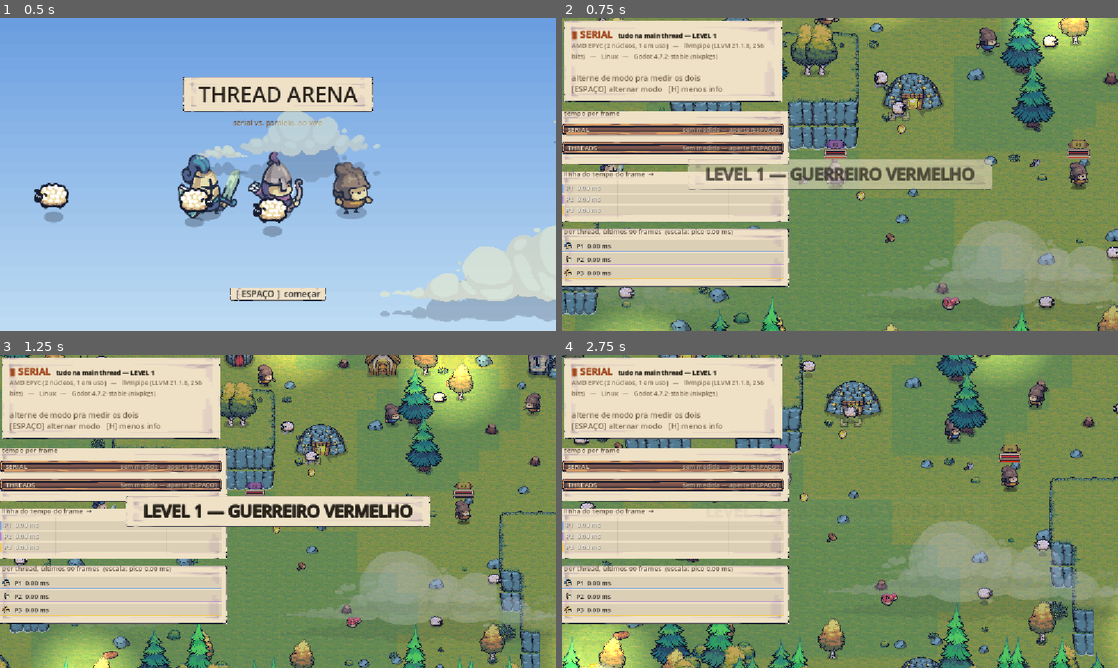
Above: before the commit, frames 1-4 (two rows, left to right).
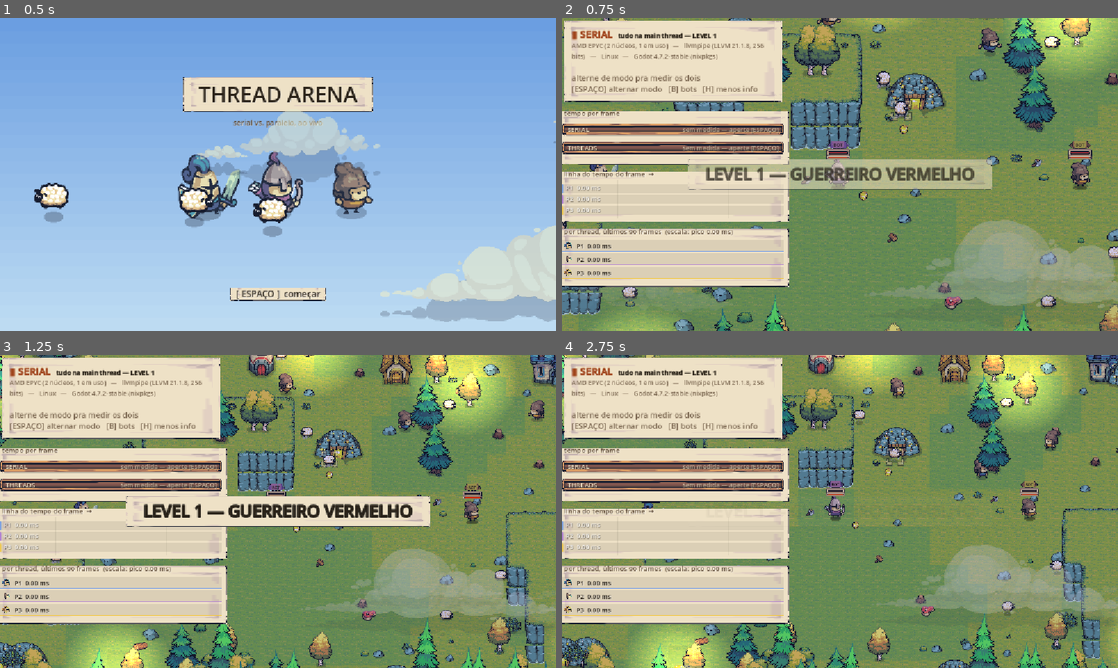
Above: after the commit, the same moments.

Repository: TobsBP/thread-arena
Game: Godot game, scene res://scenes/title_screen.tscn
Two runs of this game, one before a commit and one after it. Both use one fixed random seed, a clock stepped at 60 frames per second and the inputs below.
Inputs:
- Up to frame 1 (0.5 s): no input
- Up to frame 2 (0.75 s): tap Enter (ui_accept) at 0.5 s; hold D from 0.53 s (still down); hold Enter (ui_accept) from 0.53 s (still down); tap B at 0.6 s
- Up to frame 3 (1.25 s): keep holding D; keep holding Enter (ui_accept)
- Up to frame 4 (2.75 s): release D at 1.28 s; release Enter (ui_accept) at 1.28 s; hold S 1.28-2.03 s; tap Enter (ui_accept) at 1.35, 1.52, 1.82 s; tap B at 1.55, 2.1 s; hold D from 2.03 s (still down); hold Enter (ui_accept) from 2.03 s (still down)

Frame 1 is identical in both runs. In frame 2, 11% of the frame differs, in the area x 0-100%, y 0-100%; in frame 3, 27%; in frame 4, 35%.

Commit message:
feat: modo bot ligável ([B]) com navegação A* pelos platôs
[B] liga/desliga os 3 players como bots. O bot é um controle virtual:
bot_think() decide direção, ataque e 2º botão e passa pelo mesmo
_apply_controls() que o poll_input() agora usa, então estamina, especial,
guarda, flecha e chuva valem igual pra humano e bot.

Por classe: corpo a corpo encosta no goblin mais perto e ergue a guarda
quando ele está no meio de um golpe; a Arqueira mantém distância; o
Curandeiro segue o aliado mais ferido. Com vida baixa recua pro Curandeiro
(sem ele, segue lutando — não tem o que recuperar).

Pra chegar perto, o ArenaMap monta uma AStarGrid2D dos blockers e o bot
segue nav_dir() — sem isso bot e goblin travavam em lados opostos do
barranco até a fase acabar por tempo.

Diff:
--- a/scripts/hud.gd
+++ b/scripts/hud.gd
@@ -119,7 +119,7 @@
 		"[color=%s][font_size=13]%s[/font_size][/color]" % [DIM, _system_line()],
 		"",
 		_verdict(),
-		"[color=%s][ESPAÇO] alternar modo   [H] menos info[/color]" % DIM,
+		"[color=%s][ESPAÇO] alternar modo   [B] bots   [H] menos info[/color]" % DIM,
 	])
 	queue_redraw()
 
--- a/scripts/main.gd
+++ b/scripts/main.gd
@@ -480,7 +480,10 @@
 			if u.is_thrower and u.attack_time == 0.0 and not u.is_dead():
 				_throw_dynamite(u)
 		else:
-			u.poll_input(delta)
+			if u.is_bot:
+				u.bot_think(units, players, map, SHOT_RANGE, delta)
+			else:
+				u.poll_input(delta)
 			if u.is_archer and u.is_aiming:
 				_update_aim_lock(u)
 			# poll_input() acabou de decidir "começou a atacar agora" (attack_time
@@ -1085,6 +1088,12 @@
 	elif event is InputEventKey and event.pressed and not event.echo \
 			and event.physical_keycode == KEY_G:
 		_summon_random_enemy()
+	elif event is InputEventKey and event.pressed and not event.echo \
+			and event.physical_keycode == KEY_B:
+		# Os três juntos: liga/desliga o bot no lugar do teclado/controle.
+		var on := not players[0].is_bot
+		for p in players:
+			p.is_bot = on
 	elif event.is_action_pressed("ui_cancel"):
 		## ESC: volta para a seleção de personagem.
 		get_tree().change_scene_to_file("res://scenes/character_select.tscn")
--- a/scripts/player.gd
+++ b/scripts/player.gd
@@ -24,6 +24,13 @@
 const ATTACK_STAMINA_COST := 20.0  ## golpe normal / flecha / pulso de cura
 const SPECIAL_STAMINA_COST := 40.0  ## golpe especial custa o dobro, como o dano
 
+## Bot ([B] em main.gd): aperta os mesmos "botões" que o humano, via
+## _apply_controls() — estamina, especial e guarda valem igual pros dois.
+const BOT_FLEE_HP := 0.35  ## abaixo dessa fração da vida, foge pro Curandeiro (se tiver)
+const BOT_DANGER_DIST := 300.0  ## goblin mais perto que isso conta como ameaça
+const BOT_KITE_DIST := 250.0  ## arqueira: goblin mais perto que isso, ela se afasta
+const BOT_GUARD_MARGIN := 30.0  ## folga sobre o alcance do goblin pra erguer a guarda
+
 var pos: Vector2
 var spawn_pos: Vector2  ## volta pra cá ao renascer
 var color: Color
@@ -31,6 +38,7 @@
 var joy_device: int
 var speed := SPEED
 var is_enemy := false
+var is_bot := false  ## bot_think() no lugar de poll_input() — ligado por [B] em main.gd
 var is_archer := false  ## dispara Arrow de verdade (ver main.gd _fire_arrow)
 var is_sheep := false  ## morte mostra baforada em vez de caveira (ver UnitSprite)
 var is_monk := false  ## "ataque" cura o aliado mais perto em vez de bater (ver main.gd)
@@ -214,32 +222,9 @@
 	facing_right = to_target.x >= 0.0
 
 
-## Main thread only: a classe Input não é thread-safe. `delta` só serve pra
-## contar attack_hold_time (a skill de segurar o ataque — ver main.gd).
+## Main thread only: a classe Input não é thread-safe. Só lê o teclado/controle
+## — o que os botões fazem é _apply_controls(), o mesmo que o bot usa.
 func poll_input(delta: float) -> void:
-	# 2º botão: vira Guarda (segurar), Coleta (apertar) ou Mira (segurar,
-	# arqueiro) — cada um só reage ao que a classe atual suporta.
-	var action2 := Input.is_physical_key_pressed(keys[5]) or Input.is_joy_button_pressed(joy_device, JOY_BUTTON_B)
-	var action2_started := action2 and not _action2_prev
-	_action2_prev = action2
-	harvest_triggered = (action2_started and axe_texture != null
-			and not is_attacking() and not is_harvesting())
-
-	# Guarda trava tudo: parado, sem atacar, com o escudo/braço erguido —
-	# quem não tem guard_texture nunca entra aqui.
-	is_guarding = guard_texture != null and action2 and not is_attacking()
-	if is_guarding:
-		input = Vector2.ZERO
-		attack_pressed = false
-		attack_hold_time = 0.0
-		return
-
-	is_aiming = is_archer and action2
-	if not is_aiming:
-		aim_lock = null  ## solta o alvo travado ao soltar o botão
-		_aim_up_prev = false
-		_aim_down_prev = false
-
 	var kb := Vector2(
 		float(Input.is_physical_key_pressed(keys[3])) - float(Input.is_physical_key_pressed(keys[2])),
 		float(Input.is_physical_key_pressed(keys[1])) - float(Input.is_physical_key_pressed(keys[0])),
@@ -250,6 +235,134 @@
 	)
 	if joy.length() < DEADZONE:
 		joy = Vector2.ZERO
+	var attack := (Input.is_physical_key_pressed(keys[4])
+			or Input.is_joy_button_pressed(joy_device, JOY_BUTTON_A))
+	var action2 := Input.is_physical_key_pressed(keys[5]) or Input.is_joy_button_pressed(joy_device, JOY_BUTTON_B)
+	_apply_controls(kb, joy, attack, action2, delta)
+
+
+## Controle virtual: decide os mesmos 3 "botões" (direção, ataque, 2º botão)
+## que o humano apertaria, a partir de quem está onde — main thread, antes do
+## dispatch, como o chase() dos goblins. `others` são todas as unidades (os
+## goblins saem dali), `allies` os players. Classe muda só alvo/distância/guarda.
+## Chegar perto usa o A* do mapa (contorna platô); se afastar é em linha reta.
+## ponytail: sem coleta nem carne no chão; o Camponês bot só luta.
+func bot_think(others: Array[Player], allies: Array[Player], map: ArenaMap,
+		shot_range: float, delta: float) -> void:
+	var move := Vector2.ZERO
+	var attack := false
+	var guard := false
+	var face: Player = null  ## pra quem olhar quando parado
+	var threat := _nearest_foe(others)
+	var to_threat := threat.pos - pos if threat else Vector2.ZERO
+	var dist := to_threat.length()
+	var healer := _nearest_monk(allies)
+	if is_dead():
+		pass
+	elif threat and healer and hp < max_hp * BOT_FLEE_HP and dist < BOT_DANGER_DIST:
+		# Recua pro Curandeiro: a aura/cura dele é quem recupera. Sem ele não
+		# tem o que recuperar a vida, então recuar só virava um vaivém — luta.
+		move = -to_threat.normalized()
+		if pos.distance_to(healer.pos) > 1.0:
+			move = (move + (healer.pos - pos).normalized()).normalized()
+	elif is_monk:
+		face = _most_wounded(allies)
+		if face == null:
+			face = _nearest_ally(allies)
+		if face:
+			var to_friend := face.pos - pos
+			if to_friend.length() > attack_range * 0.8:
+				move = map.nav_dir(pos + FEET, face.pos + FEET)
+			attack = face.hp < face.max_hp and to_friend.length() < attack_range
+	elif threat:
+		face = threat
+		if is_archer:
+			if dist < BOT_KITE_DIST:
+				move = -to_threat.normalized()
+			elif dist > shot_range * 0.9:
+				move = map.nav_dir(pos + FEET, threat.pos + FEET)
+			else:
+				attack = true
+		else:
+			if dist > attack_range * 0.8:
+				move = map.nav_dir(pos + FEET, threat.pos + FEET)
+			else:
+				attack = true
+			guard = (guard_texture != null and threat.is_attacking() and not is_attacking()
+					and dist < threat.attack_range + BOT_GUARD_MARGIN)
+	_apply_controls(move, Vector2.ZERO, attack, guard, delta)
+	# Parado o input zera, então o lado é decidido aqui — igual ao chase().
+	if face and input == Vector2.ZERO and face != self:
+		facing_right = face.pos.x >= pos.x
+
+
+func _nearest_foe(others: Array[Player]) -> Player:
+	var best: Player = null
+	for u in others:
+		if u.is_enemy == is_enemy or u.is_dead():
+			continue
+		if best == null or pos.distance_squared_to(u.pos) < pos.distance_squared_to(best.pos):
+			best = u
+	return best
+
+
+func _nearest_ally(allies: Array[Player]) -> Player:
+	var best: Player = null
+	for a in allies:
+		if a == self or a.is_dead():
+			continue
+		if best == null or pos.distance_squared_to(a.pos) < pos.distance_squared_to(best.pos):
+			best = a
+	return best
+
+
+func _nearest_monk(allies: Array[Player]) -> Player:
+	var best: Player = null
+	for a in allies:
+		if a == self or a.is_dead() or not a.is_monk:
+			continue
+		if best == null or pos.distance_squared_to(a.pos) < pos.distance_squared_to(best.pos):
+			best = a
+	return best
+
+
+## Menor fração de vida entre os vivos feridos (pode ser o próprio Curandeiro).
+func _most_wounded(allies: Array[Player]) -> Player:
+	var best: Player = null
+	for a in allies:
+		if a.is_dead() or a.hp >= a.max_hp:
+			continue
+		if best == null or a.hp / a.max_hp < best.hp / best.max_hp:
+			best = a
+	return best
+
+
+## O que os botões fazem — igual pra humano (poll_input) e bot (bot_think).
+## `kb` e `joy` chegam separados porque a mira troca de alvo só pelo teclado.
+## `delta` só serve pra contar attack_hold_time (a skill de segurar o ataque).
+func _apply_controls(kb: Vector2, joy: Vector2, attack: bool, action2: bool,
+		delta: float) -> void:
+	# 2º botão: vira Guarda (segurar), Coleta (apertar) ou Mira (segurar,
+	# arqueiro) — cada um só reage ao que a classe atual suporta.
+	var action2_started := action2 and not _action2_prev
+	_action2_prev = action2
+	harvest_triggered = (action2_started and axe_texture != null
+			and not is_attacking() and not is_harvesting())
+
+	# Guarda trava tudo: parado, sem atacar, com o escudo/braço erguido —
+	# quem não tem guard_texture nunca entra aqui.
+	is_guarding = guard_texture != null and action2 and not is_attacking()
+	if is_guarding:
+		input = Vector2.ZERO
+		attack_pressed = false
+		attack_hold_time = 0.0
+		return
+
+	is_aiming = is_archer and action2
+	if not is_aiming:
+		aim_lock = null  ## solta o alvo travado ao soltar o botão
+		_aim_up_prev = false
+		_aim_down_prev = false
 
 	if is_aiming:
 		# Parado no lugar: cima/baixo troca de alvo em vez de andar (um passo
@@ -269,8 +382,7 @@
 	if is_charging:
 		input = Vector2.ZERO  ## carregando o golpe especial: parado, sem escapatória de graça
 
-	attack_pressed = (Input.is_physical_key_pressed(keys[4])
-			or Input.is_joy_button_pressed(joy_device, JOY_BUTTON_A))
+	attack_pressed = attack
 	attack_hold_time = attack_hold_time + delta if attack_pressed else 0.0
 	stamina = minf(stamina + STAMINA_REGEN_RATE * delta, max_stamina)  ## regenera sempre, mesmo atacando
 
--- a/scripts/world/arena_map.gd
+++ b/scripts/world/arena_map.gd
@@ -184,6 +184,7 @@
 const CLOUD_WIDTH := 576.0
 
 const SWAY_FPS := 8.0  ## balanço de árvores e arbustos
+const NAV_CELL := 32  ## grade dos bots: meio tile, deixa 3 células livres no vão da rampa
 
 ## Layout fixo (seed constante) pra a demo abrir sempre igual.
 @export var layout_seed := 20260902
@@ -202,6 +203,9 @@
 var _tree_tex: Array[Texture2D] = []  ## árvore original, pra restaurar ao crescer de novo
 var _tree_stump_tex: Array[Texture2D] = []
 var tree_regrow: Array[float] = []  ## <= 0 = árvore em pé; > 0 = segundos até voltar
+## Grade A* da PLAY_AREA, com os blockers marcados como sólidos — montada no
+## _ready() e só consultada pela main thread (Player.bot_think), nunca na tarefa.
+var nav := AStarGrid2D.new()
 
 @onready var water: TileMapLayer = $Water
 @onready var foam: TileMapLayer = $Foam
@@ -219,6 +223,7 @@
 	_build_ground(rng)
 	_build_decor(rng)
 	_build_clouds(rng)
+	_build_nav()
 
 
 ## Só as nuvens se mexem por conta própria e as árvores cortadas contam pra
@@ -261,6 +266,58 @@
 		sprite.position = Vector2(rng.randf() * WORLD.x, rng.randf() * WORLD.y)
 		sprite.modulate = Color(1.0, 1.0, 1.0, rng.randf_range(0.10, 0.30))
 		clouds.add_child(sprite)
+
+
+## Célula sólida = o centro dela, como pé de unidade, cairia dentro de um
+## blocker — o mesmo teste do Player._push_out(). Toco de árvore segue sólido,
+## igual ao blocker, que não muda.
+func _build_nav() -> void:
+	nav.region = Rect2i(Vector2i(PLAY_AREA.position) / NAV_CELL, Vector2i(PLAY_AREA.size) / NAV_CELL)
+	nav.cell_size = Vector2(NAV_CELL, NAV_CELL)
+	nav.diagonal_mode = AStarGrid2D.DIAGONAL_MODE_ONLY_IF_NO_OBSTACLES
+	nav.update()
+	var grown: Array[Rect2] = []
+	for r in blockers:
+		grown.append(r.grow(Player.BODY_RADIUS))
+	for x in range(nav.region.position.x, nav.region.end.x):
+		for y in range(nav.region.position.y, nav.region.end.y):
+			var center := (Vector2(x, y) + Vector2(0.5, 0.5)) * NAV_CELL
+			for r in grown:
+				if r.has_point(center):
+					nav.set_point_solid(Vector2i(x, y))
+					break
+
+
+## Direção do próximo passo de `from` até `to` (pontos dos pés), contornando
+## os blockers. Sem caminho (mesma célula, fora da grade) devolve a reta — o
+## _push_out() do step() resolve o resto.
+## ponytail: A* a cada chamada, sem cache — ~0,04 ms cada, 3 bots por frame;
+## cachear o caminho por bot se entrar muito mais unidade usando isto.
+func nav_dir(from: Vector2, to: Vector2) -> Vector2:
+	var straight := (to - from).normalized()
+	var a := _free_cell(Vector2i(from / NAV_CELL))
+	var b := _free_cell(Vector2i(to / NAV_CELL))
+	if a == b or not nav.is_in_boundsv(a) or not nav.is_in_boundsv(b):
+		return straight
+	var path := nav.get_id_path(a, b, true)
+	if path.size() < 3:
+		return straight
+	# Mira duas células à frente: corta o zigue-zague da grade sem pular quina.
+	var next := nav.get_point_position(path[2]) + nav.cell_size * 0.5
+	return (next - from).normalized()
+
+
+## Pé encostado na parede costuma cair numa célula sólida (a borda do blocker
+## alargado passa no meio dela): começa da vizinha livre, senão o A* não sai.
+func _free_cell(c: Vector2i) -> Vector2i:
+	if not nav.is_in_boundsv(c) or not nav.is_point_solid(c):
+		return c
+	for d in [Vector2i.LEFT, Vector2i.RIGHT, Vector2i.UP, Vector2i.DOWN,
+			Vector2i(-1, -1), Vector2i(1, -1), Vector2i(-1, 1), Vector2i(1, 1)]:
+		var n: Vector2i = c + d
+		if nav.is_in_boundsv(n) and not nav.is_point_solid(n):
+			return n
+	return c
 
 
 ## Nó de desenho de uma unidade, irmão das árvores: entra no Decor y-sorted,
--- a/scripts/world/unit_sprite.gd
+++ b/scripts/world/unit_sprite.gd
@@ -100,7 +100,7 @@
 	draw_string(
 		ThemeDB.fallback_font,
 		body + Vector2(-30, -75),
-		"ENEMY" if unit.is_enemy else "P%d" % (unit.joy_device + 1),
+		"ENEMY" if unit.is_enemy else ("BOT" if unit.is_bot else "P%d" % (unit.joy_device + 1)),
 		HORIZONTAL_ALIGNMENT_CENTER,
 		60,
 		12,
Not shown, changed: CLAUDE.md
